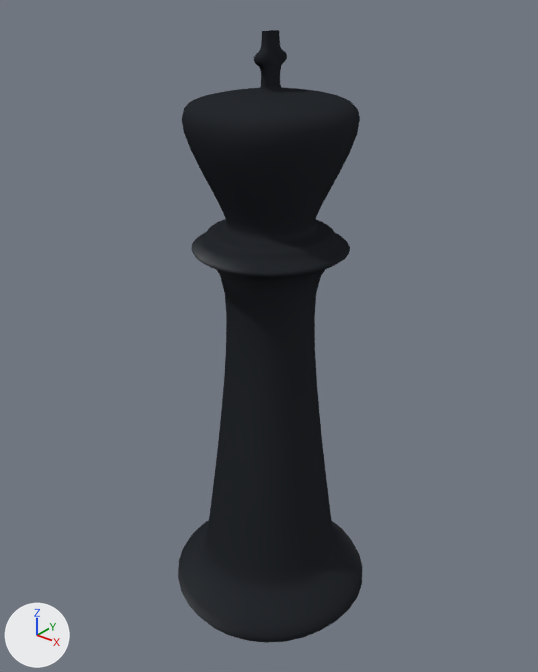
A saved change to the Blender file assets/chess/gamepieces.blend.
Both versions are drawn from a 50 mm lens placed at (1.02, -1.291, 1.564), pointed at (-0.016, 0.005, 0.76). Arrows for +X, +Y and +Z are at lower left; the lights stay in place.

The scene before the commit, as lines of its bpy script (objects in view):
```python
me_black_king = bpy.data.meshes.new('black_king')
me_black_king.from_pydata(...)  # 141 vertices, 144 faces; spans x -0.274..0.281, y -0.272..0.283, z -0.007..1.459
me_black_king.polygons.foreach_set('use_smooth', [True] * 144)
me_black_king.materials.append(mat_vertcol)
ob_king = bpy.data.objects.new('king', me_black_king)
ob_king.location = (0.0, 0.0, 0.0)
ob_king.rotation_euler = (0.0, 0.0, -3.142)  # degrees (0, 0, -180)
_m = ob_king.modifiers.new('Subdivision', 'SUBSURF')
_m.levels = 2
```
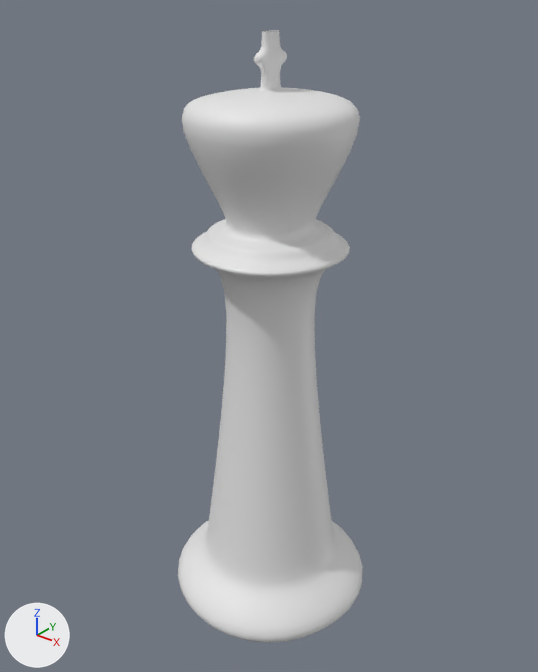
Edits to the bpy script that builds the scene:
```text
Change me_black_king:
    where me_black_king.from_pydata(...)  # 141 vertices, 144 faces; spans x -0.274..0.281, y -0.272..0.283, z -0.007..1.459
    remove me_black_king.materials.append(mat_vertcol)
```

Boxes (x1, y1, x2, y2) around the edits, measured in the pictures (538 x 672 px):
'king', recoloured (black to grey): (178, 30, 362, 643) in both
